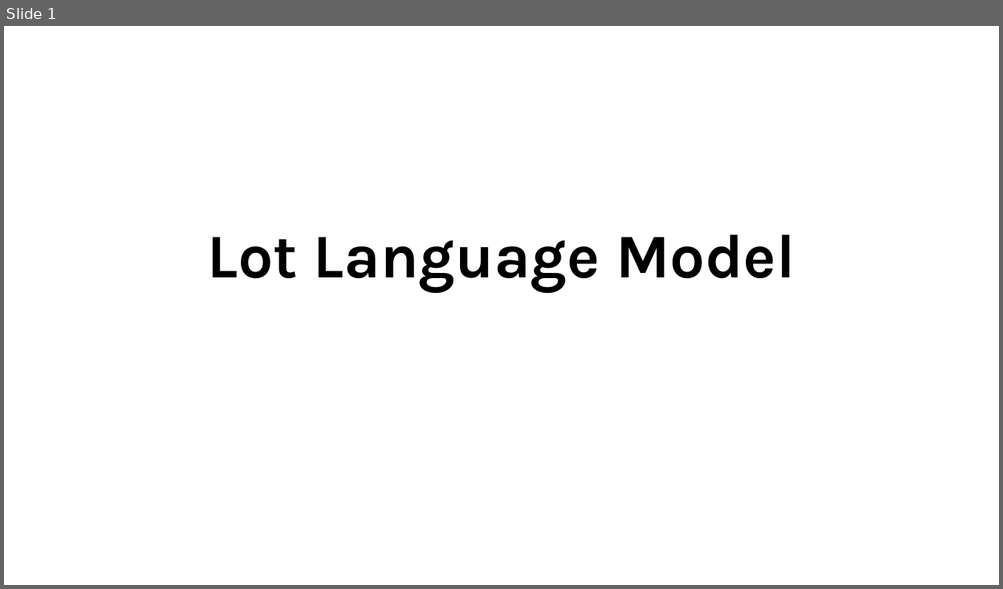
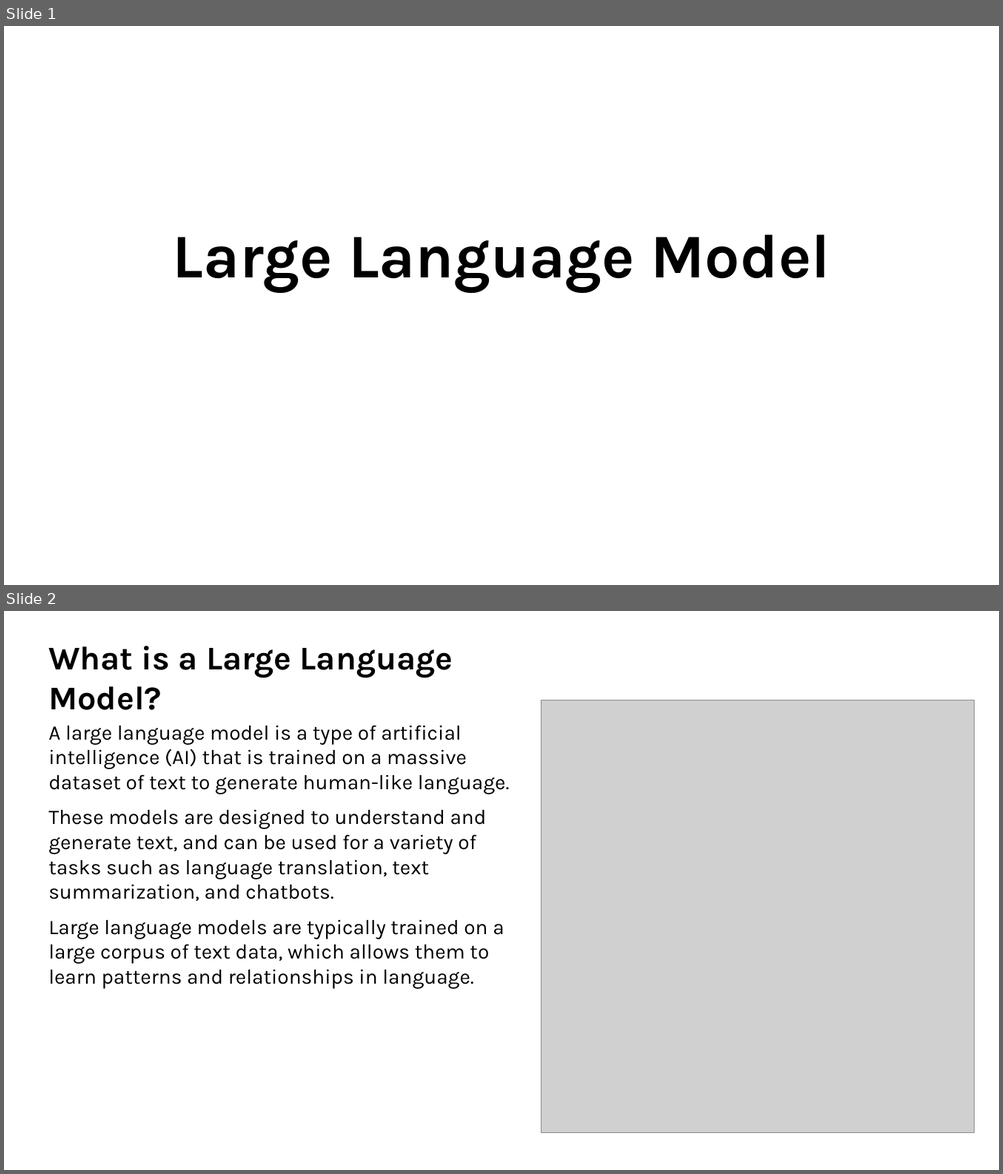
Before and after one commit to Hariprasath-2218/AURA, a slide deck: output.pptx. Shown one above the other, each under a label of ours: slide 1 before the commit, slides 1 and 2 after it. The pictures are 1003x589 and 1003x1174 pixels, drawn with LibreOffice and Linux fonts; fonts in the diff are those of the drawing; grey boxes stand for pictures; background and template pictures are left out. Boxes give left, top, right and bottom in pixels: in the first picture for what was removed or moved away, otherwise in the second. Text is boxed around its words. In the diff, an @@ line names an element or a change of style, - is before the commit and + after.

```diff
--- a/output.pptx
+++ b/output.pptx
@@ slide 2 added at (4, 611, 999, 1170), background picture (left out) @@
@@ text added at (48, 646, 453, 710), 32 pt, text #000000, bold @@
+What is a Large Language Model?
@@ picture added at (541, 701, 974, 1133) @@
@@ text added at (48, 725, 509, 989), 20 pt, text #000000 @@
+A large language model is a type of artificial intelligence (AI) that is trained on a massive dataset of text to generate human-like language.
+These models are designed to understand and generate text, and can be used for a variety of tasks such as language translation, text summarization, and chatbots.
+Large language models are typically trained on a large corpus of text data, which allows them to learn patterns and relationships in language.
@@ slide 1 changed as well @@
@@ text at (173, 235, 831, 292): text changed @@
-Lot Language Model
+Large Language Model
```
Also in this commit, not shown: 4 other slides changed, 2 other slides added, 3 slides removed, 3 other files.
